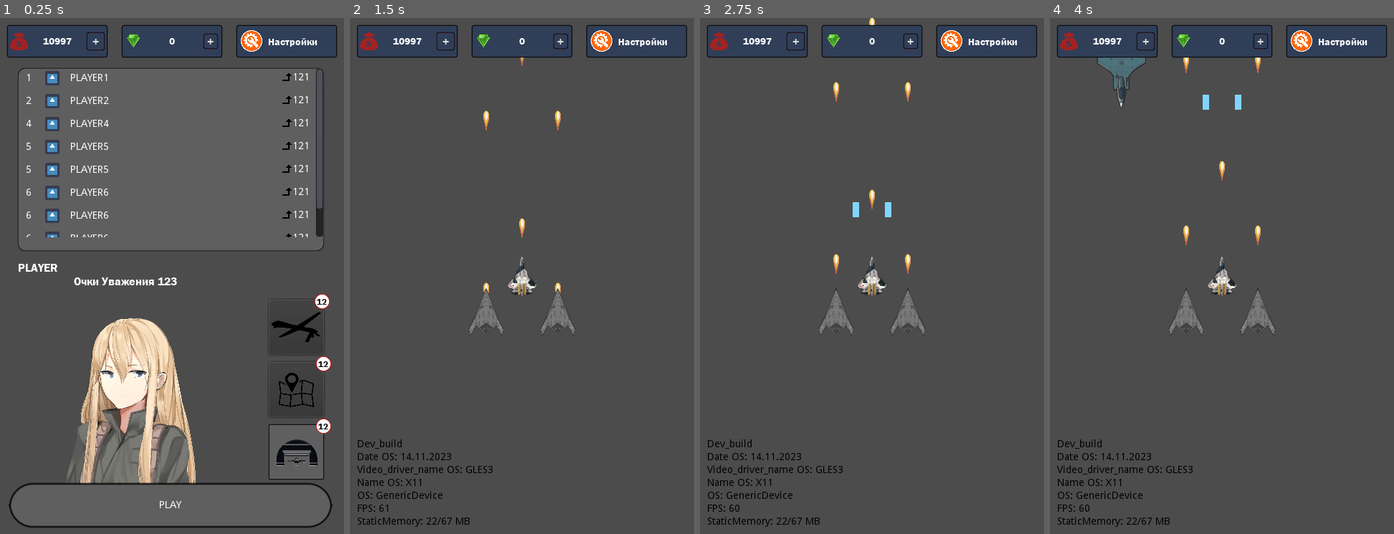
Above: before the commit, frames 1-4 (left to right).
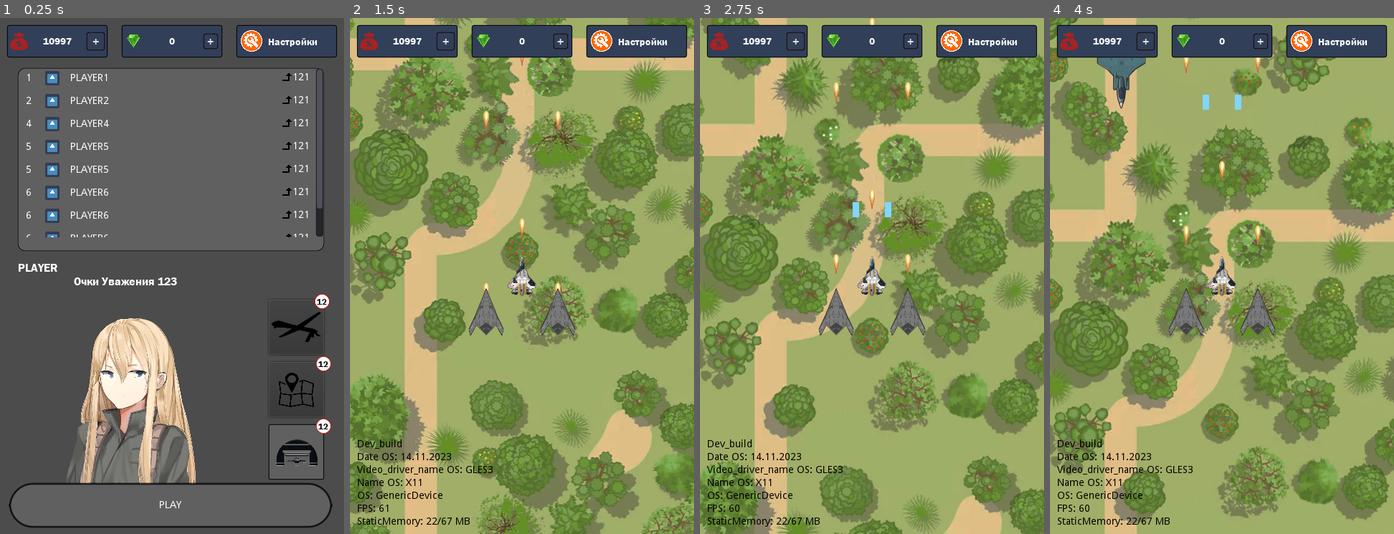
Above: after the commit, the same moments.

Repository: SkrejetCepey/gamedev-planes
Game: Godot game, scene res://Scenes/StartGame.tscn
Two runs of this game, one before a commit and one after it. Both use one fixed random seed, a clock stepped at 60 frames per second and the inputs below. The engine's default icon, where the game draws it, is replaced by a stand-in: a white triangle on a blue panel in a dark square.
Inputs:
- Up to frame 1 (0.25 s): no input
- Up to frame 2 (1.5 s): click "PLAY" at 0.5 s; click "+" at 1.25 s
- Up to frame 3 (2.75 s): click "+" at 2 s
- Up to frame 4 (4 s): click "Настройки" at 2.75 s; click "+" at 3.5 s

The runs differ from the first frame. In frame 2, 93% of the frame differs, in the area x 0-100%, y 0-100%; in frame 3, 93%; in frame 4, 92%.

Commit message:
new big update

Diff:
--- a/Scenes/ArcadeScene.tscn
+++ b/Scenes/ArcadeScene.tscn
@@ -1,11 +1,29 @@
-[gd_scene load_steps=5 format=2]
+[gd_scene load_steps=7 format=2]
 
 [ext_resource path="res://Scripts/ArcadeScene.gd" type="Script" id=1]
 [ext_resource path="res://Scenes/HUD_elem.tscn" type="PackedScene" id=2]
 [ext_resource path="res://Scenes/DebugControl.tscn" type="PackedScene" id=3]
+[ext_resource path="res://Sprites/Background/green_park.png" type="Texture" id=4]
 
 [sub_resource type="RectangleShape2D" id=1]
 extents = Vector2( 10, 368.89 )
+
+[sub_resource type="Animation" id=2]
+resource_name = "Background_move"
+length = 20.0
+loop = true
+tracks/0/type = "value"
+tracks/0/path = NodePath("Background_move/Background:position")
+tracks/0/interp = 1
+tracks/0/loop_wrap = true
+tracks/0/imported = false
+tracks/0/enabled = true
+tracks/0/keys = {
+"times": PoolRealArray( 0, 20 ),
+"transitions": PoolRealArray( 1, 1 ),
+"update": 0,
+"values": [ Vector2( 227.688, -501.761 ), Vector2( 227.688, 1411.97 ) ]
+}
 
 [node name="ArcadeScene" type="Node2D"]
 script = ExtResource( 1 )
@@ -30,4 +48,12 @@
 [node name="HUD_elem" parent="." instance=ExtResource( 2 )]
 
 [node name="DebugConrol" parent="." instance=ExtResource( 3 )]
+
+[node name="Background_move" type="AnimationPlayer" parent="."]
+anims/Background_move = SubResource( 2 )
+
+[node name="Background" type="Sprite" parent="Background_move"]
+position = Vector2( 227.688, 1411.97 )
+z_index = -3
+texture = ExtResource( 4 )
 [connection signal="timeout" from="EnemySpawnTimer" to="." method="_on_EnemySpawnTimer_timeout"]
--- a/Scenes/BossEvent.tscn
+++ b/Scenes/BossEvent.tscn
@@ -38,8 +38,7 @@
 anims/BossEvent = SubResource( 1 )
 
 [node name="Sprite" type="Sprite" parent="AnimationPlayer"]
-position = Vector2( 240, -75.185 )
-scale = Vector2( 1.5, 1.5 )
+position = Vector2( 240, 55.7393 )
 texture = ExtResource( 2 )
 
 [node name="Visible" type="VisibilityNotifier2D" parent="AnimationPlayer/Sprite"]
--- a/Scenes/Hive.tscn
+++ b/Scenes/Hive.tscn
@@ -1,9 +1,13 @@
-[gd_scene load_steps=9 format=2]
+[gd_scene load_steps=13 format=2]
 
 [ext_resource path="res://Scripts/Hive.gd" type="Script" id=1]
 [ext_resource path="res://Sprites/Enemys/Bosses/hive.png" type="Texture" id=2]
-[ext_resource path="res://Shaders/DissolveShader.tres" type="Material" id=3]
-[ext_resource path="res://Scenes/HealthBarEnemy.tscn" type="PackedScene" id=4]
+[ext_resource path="res://Sprites/Enemys/Shield/2.png" type="Texture" id=3]
+[ext_resource path="res://Sprites/Enemys/Shield/3.png" type="Texture" id=4]
+[ext_resource path="res://Sprites/Enemys/Shield/4.png" type="Texture" id=5]
+[ext_resource path="res://Sprites/Enemys/Shield/5.png" type="Texture" id=6]
+[ext_resource path="res://Sprites/Enemys/Shield/1.png" type="Texture" id=7]
+[ext_resource path="res://Scenes/HealthBarEnemy.tscn" type="PackedScene" id=8]
 
 [sub_resource type="Animation" id=1]
 resource_name = "Hive"
@@ -41,8 +45,13 @@
 [sub_resource type="ConvexPolygonShape2D" id=3]
 points = PoolVector2Array( 0, 0, 0, 86.97, -41.64, 43.9, -74, 0, -70.75, -41.63, -42.32, -85.39, 0, -69.98, 45.93, -85.83, 70.39, -40.59, 73.94, 0, 36.07, 46.05, 0, 86.28 )
 
-[sub_resource type="CapsuleMesh" id=4]
-radius = 100.0
+[sub_resource type="SpriteFrames" id=4]
+animations = [ {
+"frames": [ ExtResource( 3 ), ExtResource( 4 ), ExtResource( 5 ), ExtResource( 6 ), ExtResource( 7 ) ],
+"loop": true,
+"name": "default",
+"speed": 10.0
+} ]
 
 [node name="Hive" type="KinematicBody2D"]
 script = ExtResource( 1 )
@@ -107,11 +116,12 @@
 [node name="11cannon" type="Position2D" parent="."]
 position = Vector2( 39.0918, 71.6043 )
 
-[node name="Shield" type="MeshInstance2D" parent="."]
-material = ExtResource( 3 )
-mesh = SubResource( 4 )
+[node name="Shield" type="AnimatedSprite" parent="."]
+frames = SubResource( 4 )
+frame = 1
+playing = true
 
-[node name="HealthBarEnemy" parent="." instance=ExtResource( 4 )]
+[node name="HealthBarEnemy" parent="." instance=ExtResource( 8 )]
 margin_left = -47.9404
 margin_top = 29.7738
 margin_right = -47.9404
--- a/Scenes/PlayerProjectile.tscn
+++ b/Scenes/PlayerProjectile.tscn
@@ -1,8 +1,6 @@
 [gd_scene load_steps=3 format=2]
 
 [ext_resource path="res://Scripts/PlayerProjectile.gd" type="Script" id=1]
-
-
 
 [sub_resource type="CapsuleShape2D" id=1]
 radius = 10.1864
--- a/Scenes/StartGame.tscn
+++ b/Scenes/StartGame.tscn
@@ -1236,7 +1236,6 @@
 expand = true
 
 [node name="ButtonPlay" type="VBoxContainer" parent="."]
-editor/display_folded = true
 anchor_top = 1.0
 anchor_right = 1.0
 anchor_bottom = 1.0
--- a/Scenes/StatisticsGameOver.tscn
+++ b/Scenes/StatisticsGameOver.tscn
@@ -19,7 +19,6 @@
 color = Color( 1, 1, 1, 0 )
 
 [node name="Panel" type="Panel" parent="ColorRect"]
-editor/display_folded = true
 anchor_left = 0.5
 anchor_top = 0.5
 anchor_right = 0.5
@@ -44,7 +43,7 @@
 rect_min_size = Vector2( 200, 60 )
 size_flags_horizontal = 0
 size_flags_vertical = 0
-text = "Continue"
+text = "Try it again"
 
 [node name="Button_Ok" type="Button" parent="ColorRect/Panel"]
 anchor_left = 0.5
@@ -58,7 +57,7 @@
 rect_min_size = Vector2( 200, 60 )
 size_flags_horizontal = 0
 size_flags_vertical = 0
-text = "OK"
+text = "Return to menu"
 
 [node name="Label_Static" type="Label" parent="ColorRect/Panel"]
 anchor_left = 0.5
@@ -68,10 +67,9 @@
 margin_right = 41.5
 margin_bottom = 51.168
 custom_fonts/font = SubResource( 1 )
-text = "STATIC"
+text = "Statistics"
 
 [node name="HBoxContainer" type="HBoxContainer" parent="ColorRect/Panel"]
-editor/display_folded = true
 margin_left = 39.8655
 margin_top = 79.8071
 margin_right = 265.865
@@ -79,21 +77,20 @@
 
 [node name="Label_Path" type="Label" parent="ColorRect/Panel/HBoxContainer"]
 margin_top = 5.0
-margin_right = 120.0
+margin_right = 149.0
 margin_bottom = 24.0
 custom_fonts/font = SubResource( 2 )
-text = "Пройденно пути:"
+text = "Пройденно пути/км:"
 
 [node name="Label_Path_count" type="Label" parent="ColorRect/Panel/HBoxContainer"]
-margin_left = 124.0
+margin_left = 153.0
 margin_top = 5.0
-margin_right = 142.0
+margin_right = 162.0
 margin_bottom = 24.0
 custom_fonts/font = SubResource( 2 )
-text = "44"
+text = "0"
 
 [node name="HBoxContainer2" type="HBoxContainer" parent="ColorRect/Panel"]
-editor/display_folded = true
 margin_left = 38.605
 margin_top = 134.009
 margin_right = 264.605
@@ -104,18 +101,17 @@
 margin_right = 137.0
 margin_bottom = 25.0
 custom_fonts/font = SubResource( 2 )
-text = "Денег зароботано:"
+text = "Денег заработано:"
 
 [node name="Label_Money_count" type="Label" parent="ColorRect/Panel/HBoxContainer2"]
 margin_left = 141.0
 margin_top = 6.0
-margin_right = 181.0
+margin_right = 163.0
 margin_bottom = 25.0
 custom_fonts/font = SubResource( 2 )
-text = "+ 312"
+text = "+ 0"
 
 [node name="HBoxContainer3" type="HBoxContainer" parent="ColorRect/Panel"]
-editor/display_folded = true
 margin_left = 38.605
 margin_top = 182.022
 margin_right = 264.605
@@ -126,12 +122,14 @@
 margin_right = 174.0
 margin_bottom = 25.0
 custom_fonts/font = SubResource( 2 )
-text = "Изумрудов зароботано:"
+text = "Изумрудов заработано:"
 
 [node name="Label_Emerald_count" type="Label" parent="ColorRect/Panel/HBoxContainer3"]
 margin_left = 178.0
 margin_top = 6.0
-margin_right = 209.0
+margin_right = 200.0
 margin_bottom = 25.0
 custom_fonts/font = SubResource( 2 )
-text = "+ 32"
+text = "+ 0"
+[connection signal="pressed" from="ColorRect/Panel/Button_continue" to="." method="_on_Button_continue_pressed"]
+[connection signal="pressed" from="ColorRect/Panel/Button_Ok" to="." method="_on_Button_Ok_pressed"]
--- a/Scripts/ArcadeScene.gd
+++ b/Scripts/ArcadeScene.gd
@@ -16,6 +16,7 @@
 func _ready():
 	#Не удалять в этом месте будет подгрузка Json
 	#Save.load_data()
+	$Background_move.play("Background_move")
 
 	get_node("/root/SoundHandler").get_child(0).stop()
 
@@ -23,7 +24,6 @@
 	randomize()
 	var player = Player.instance()
 	add_child(player)
-
 	add_child(EnemyPath)
 	EnemyPath.add_child(EnemySpawnLocation)
 	EnemyPath.curve.add_point(Vector2(50,-10))
--- a/Scripts/EnemySuicideDrone.gd
+++ b/Scripts/EnemySuicideDrone.gd
@@ -7,7 +7,9 @@
 export var shoot_speed = 1
 export var speed = 200
 export var atack_type = 1
+var velocity = Vector2(0,0)
 var target
+var vec
 
 func _ready():
 	add_to_group("enemy")
@@ -45,10 +47,15 @@
 		queue_free()
 		#move_and_collide(Vector2 (0,speed * delta))
 		return
-	target = get_parent().get_parent().get_node("Player")
-	motion = (target.position - position).normalized()
+	target = get_parent().get_parent().get_node("Player").global_position
+	vec = (target - position).normalized()
 
-	move_and_collide(motion)
+	velocity.y = speed * delta * vec.normalized().y
+	velocity.x = speed * delta * vec.normalized().x
+	#translate(velocity)
+	#motion = (target.position - position).normalized()
+
+	move_and_collide(velocity)
 	#move_and_collide(Vector2 (0,speed * delta))
 	pass
 
@@ -65,7 +72,7 @@
 
 func _on_Trigger_area_entered(someone):
 	if someone.is_in_group("player"):
-		someone.health = 0
+		someone.get_parent().self_destruct()
 		queue_free()
 	pass
 
--- a/Scripts/Global.gd
+++ b/Scripts/Global.gd
@@ -1,6 +1,12 @@
 extends Control
 
 func _ready():
+	var audio_file = "res://Music/Other/MainMenuTheme.wav"
+
+	if File.new().file_exists(audio_file) and get_node("/root/SoundHandler").get_child(0).playing==false:
+		var sfx = load(audio_file)
+		get_node("/root/SoundHandler").get_child(0).stream = sfx
+
 	if(get_node("/root/SoundHandler").get_child(0).playing==false):
 		get_node("/root/SoundHandler").get_child(0).play()
 	pass
--- a/Scripts/Hive.gd
+++ b/Scripts/Hive.gd
@@ -18,10 +18,17 @@
 	$AnimationPlayer.play("Hive")
 	$AnimationPlayer.queue("HiveMoving")
 	get_parent().get_node("BossEvent").queue_free()
-	#$AnimationPlayer.play("AnimationEnemyHive")
+
+	var audio_file = "res://Music/Other/boss.wav"
+
+	if File.new().file_exists(audio_file):
+		var sfx = load(audio_file)
+		#sfx.set_loop(false)
+		get_node("/root/SoundHandler").get_child(0).stream = sfx
+		get_node("/root/SoundHandler").get_child(0).play()
 
 	set_process(false)
-	yield(get_tree().create_timer(4), "timeout")
+	yield(get_tree().create_timer(3), "timeout")
 	set_process(true)
 
 	var fireTimer = Timer.new()
@@ -92,7 +99,11 @@
 	#cash.initialize(dictionary_cash, dic_chance_cash, "cash")
 	#cash.global_position = $DeathPos.global_position
 	#get_parent().get_parent().add_child(cash)
-
+	#get_parent().get_parent().get_node("EnemySpawnTimer").set_wait_timer(get_parent().get_parent().get_node("EnemySpawnTimer").get_wait_time() - 0.5)
+	var delay = get_parent().get_parent().get_node("EnemySpawnTimer").get_wait_time()
+	if delay > 0.5:
+		delay -= 0.5
+		get_parent().get_parent().get_node("EnemySpawnTimer").set_wait_time(delay)
 	queue_free()
 	pass
 
@@ -123,7 +134,7 @@
 func _on_Trigger_area_entered(someone):
 	if someone.is_in_group("player"):
 		#set_damage(100)
-		someone.health -= 50
+		someone.get_damaged(50)
 	pass
 
 func _on_VisibilityNotifier2D_screen_exited():
--- a/Scripts/Player.gd
+++ b/Scripts/Player.gd
@@ -4,6 +4,9 @@
 const Maingun = preload("res://Scenes/PlayerCannon.tscn")
 const Subgun = preload("res://Scenes/SubgunRockets.tscn")
 const Drone = preload("res://Scenes/DroneTest.tscn")
+
+#preload gameover scene
+const GameOver = preload("res://Scenes/StatisticsGameOver.tscn")
 
 var prevMousePos = null
 var plane
@@ -81,6 +84,11 @@
 	pass
 
 func self_destruct():
+	var gameover_screen = GameOver.instance()
+	get_parent().add_child(gameover_screen)
+	get_parent().get_node("Background_move").stop()
+
+	#get_tree().change_scene("res://Scenes/StatisticsGameOver.tscn")
 	droneL.queue_free()
 	droneR.queue_free()
 	queue_free()
--- a/Scripts/StatisticsGameOver.gd
+++ b/Scripts/StatisticsGameOver.gd
@@ -1,6 +1,12 @@
 extends CanvasLayer
-
-
 
 func _ready():
 	pass
+
+func _on_Button_Ok_pressed():
+	get_tree().change_scene("res://Scenes/StartGame.tscn")
+	pass
+
+func _on_Button_continue_pressed():
+	get_tree().change_scene("res://Scenes/ArcadeScene.tscn")
+	pass
--- a/project.godot
+++ b/project.godot
@@ -47,4 +47,6 @@
 
 [rendering]
 
+quality/intended_usage/framebuffer_allocation=0
+quality/intended_usage/framebuffer_allocation.mobile=0
 environment/default_environment="res://default_env.tres"
Binary file added: Sprites/Enemys/Shield/1.png
Not shown, added: Sprites/Enemys/Shield/1.png.import
Binary file added: Sprites/Enemys/Shield/2.png
Not shown, added: Sprites/Enemys/Shield/2.png.import
Binary file added: Sprites/Enemys/Shield/3.png
Not shown, added: Sprites/Enemys/Shield/3.png.import
Binary file added: Sprites/Enemys/Shield/4.png
Not shown, added: Sprites/Enemys/Shield/4.png.import
Binary file added: Sprites/Enemys/Shield/5.png
Not shown, added: Sprites/Enemys/Shield/5.png.import
